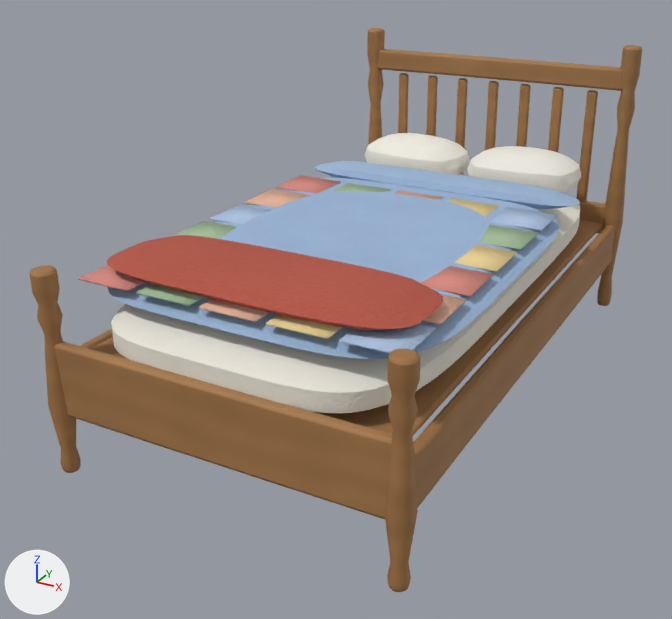
Before and after pictures for a commit that changed the Blender file assets/models/source/furniture/bed_backroom.blend.
Rendered twice from a 50 mm camera at (1.25, -2.6, 1.5) aimed at (-0.09, -0.16, 0.28). Every picture has the same lights, and +X, +Y and +Z are marked at lower left. The picture after the commit comes second.

The first picture shows 'Flicken', 'Matratze', 'Rahmen', 'Steppdecke', 'Wolldecke'.
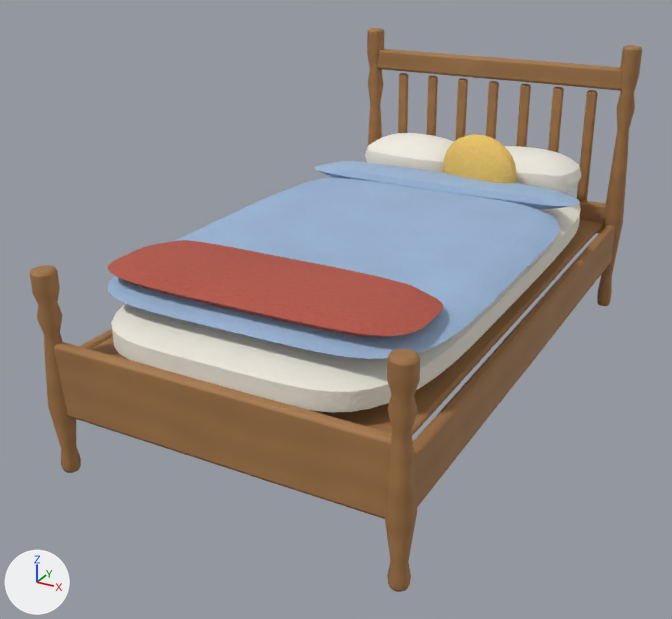
Boxes (x1, y1, x2, y2) around the edits, measured in the pictures (672 x 619 px):
'Wolldecke', reshaped
    before: (107, 235, 443, 331)
    after: (108, 240, 443, 337)
'Flicken', deleted
    before: (78, 175, 558, 354)
'Zierkissen', added (yellow)
    after: (443, 134, 517, 184)

Edits to the bpy script that builds the scene:
```text
Add mat_cushion:
    mat_cushion = bpy.data.materials.new('cushion')
    # nodes: Attribute, BsdfPrincipled, Bump, HueSaturation, MapRange, MixRGB, OutputMaterial, RGB, TexCoord, TexNoise
    # colours: yellow #edc76b
Change me_wolldecke:
    used by ob_wolldecke; location = (0.0, 0.0, 0.0)
    remove me_wolldecke.from_pydata(...)  # 852 vertices, 850 faces; spans x -0.475..0.465, y -0.872..-0.531, z 0.572..0.631
    add me_wolldecke.from_pydata(...)  # 852 vertices, 850 faces; spans x -0.475..0.465, y -0.871..-0.531, z 0.554..0.613
    me_wolldecke part 1: 852 of 852 vertices moved; they spanned x -0.475..0.465, y -0.872..-0.531, z 0.572..0.631 and now span x -0.475..0.465, y -0.871..-0.531, z 0.554..0.613; mean shift (0.001, 0.0, -0.018)
Add me_zierkissen:
    me_zierkissen.from_pydata(...)  # 428 vertices, 426 faces; spans x -0.034..0.261, y 0.459..0.598, z 0.473..0.738
    me_zierkissen.polygons.foreach_set('use_smooth', [True] * 426)
    me_zierkissen.materials.append(mat_cushion)
Remove ob_flicken:
    ob_flicken = bpy.data.objects.new('Flicken', me_flicken)
    ob_flicken.location = (0.0, 0.0, 0.0)
Add ob_zierkissen:
    ob_zierkissen = bpy.data.objects.new('Zierkissen', me_zierkissen)
    ob_zierkissen.location = (0.0, 0.0, 0.0)
```
